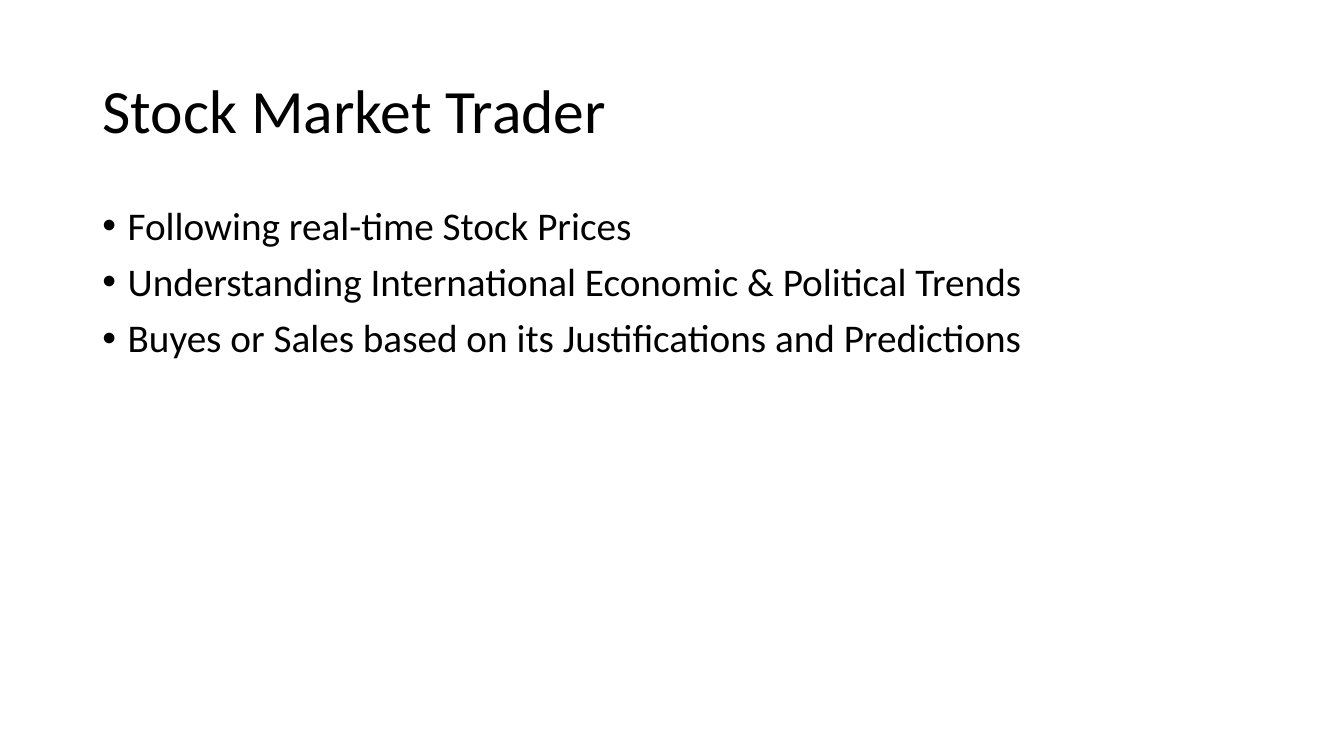
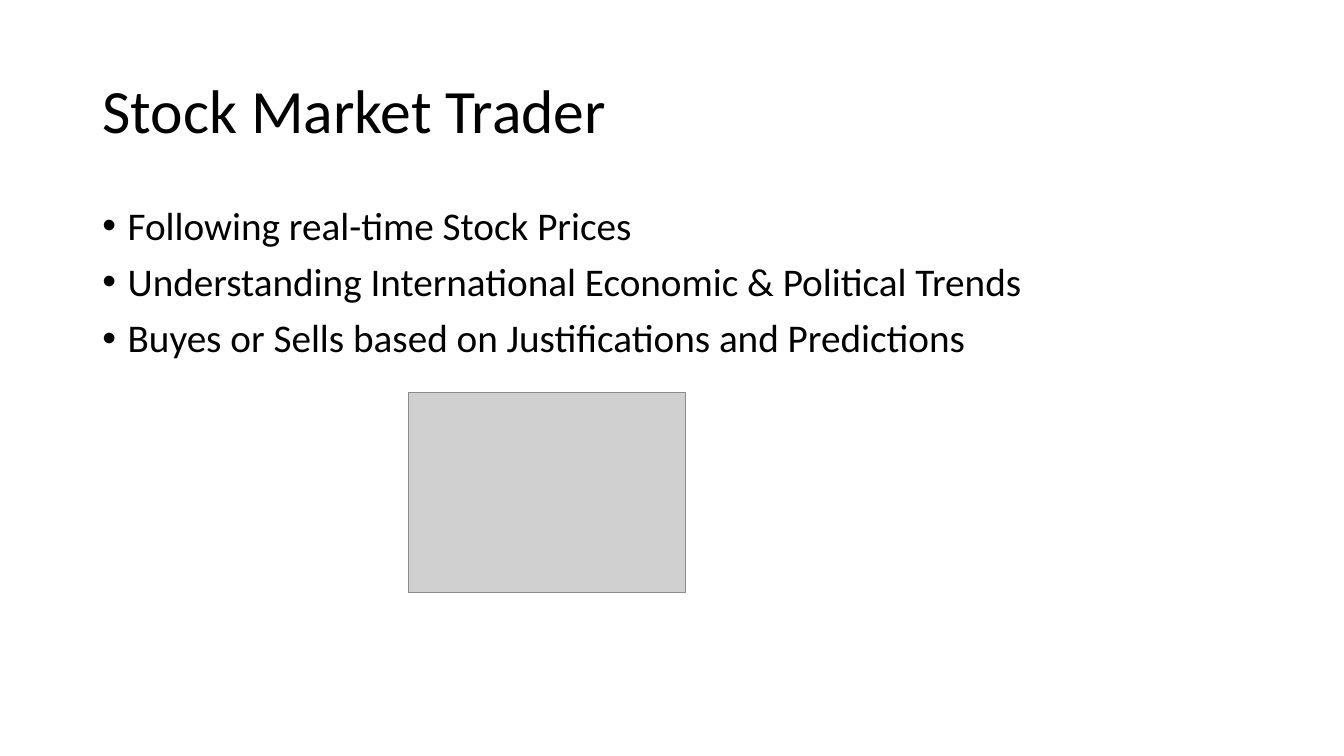
Before and after one commit to agilesolutions/agilesolutions.github.io, a slide deck: slide 1 of ppt/ai-trader.pptx. Drawn at 1344x756 pixels with LibreOffice and Linux fonts; fonts in the diff are those of the drawing; grey boxes stand for pictures. Boxes give left, top, right and bottom in pixels: in the first picture for what was removed or moved away, otherwise in the second. Text is boxed around its words. In the diff, an @@ line names an element or a change of style, - is before the commit and + after.

Commit message:
AI trader

```diff
--- a/ppt/ai-trader.pptx
+++ b/ppt/ai-trader.pptx
@@ text at (x1=128, y1=324, x2=965, y2=359): text changed @@
-• Buyes or Sales based on its Justifications and Predictions
+• Buyes or Sells based on Justifications and Predictions
@@ picture added at (x1=408, y1=392, x2=686, y2=593) @@
```
Also in this commit, not shown: 3 other slides changed, 2 slides added, 2 slides removed.
